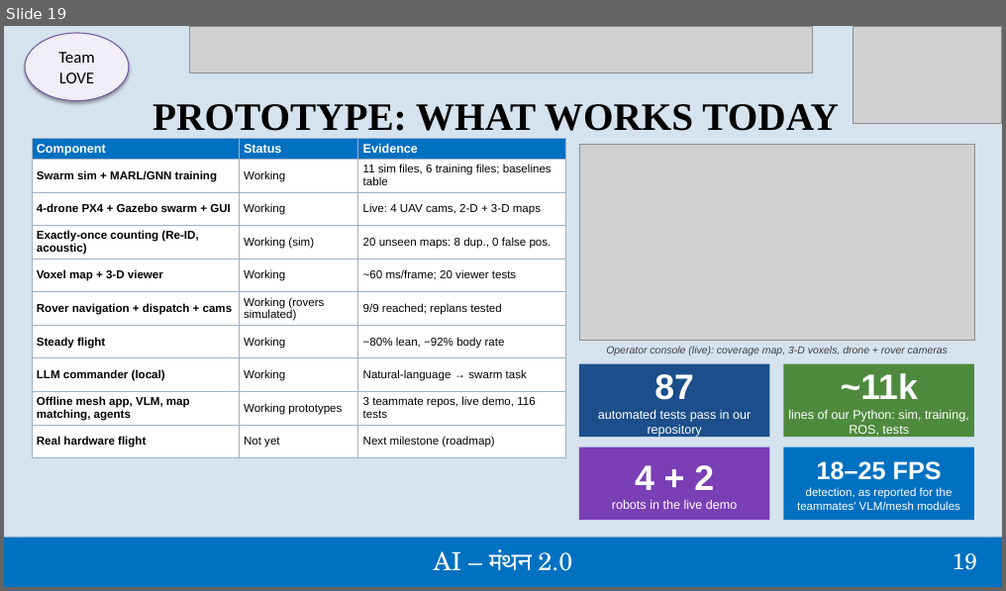
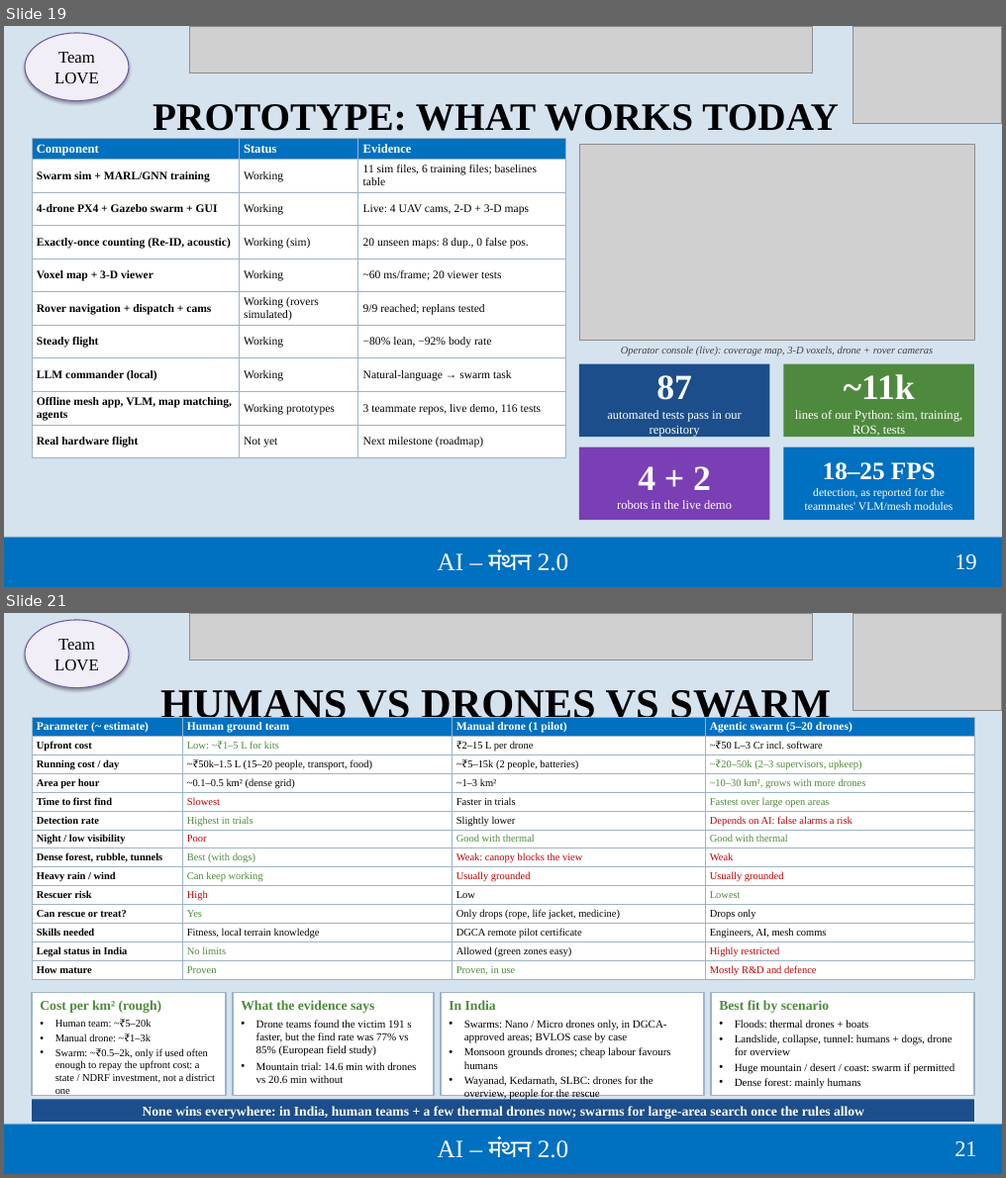
Before and after one commit to TejasGogawale/Drone-swarm, a slide deck: pitch/SwarmRescue_AI_Manthan.pptx. Shown one above the other, each under a label of ours: slide 19 before the commit, slides 19 and 21 after it; the slides between them are not shown. The pictures are 1006x591 and 1006x1178 pixels, drawn with LibreOffice and Linux fonts; fonts in the diff are those of the drawing; grey boxes stand for pictures. Boxes give left, top, right and bottom in pixels: in the first picture for what was removed or moved away, otherwise in the second. Text is boxed around its words. In the diff, an @@ line names an element or a change of style, - is before the commit and + after.

Commit message:
docs: add comprehensive README for Drone-Swarm and update pitch deck

```diff
--- a/pitch/SwarmRescue_AI_Manthan.pptx
+++ b/pitch/SwarmRescue_AI_Manthan.pptx
@@ slide 21 added at [4,613,1002,1174], background #D5E3EF @@
@@ ellipse added at [25,620,129,688], fill #F1EEF8, outline #705AA0 1 pt, 16 pt, text #000000 @@
+Team
+LOVE
@@ picture added at [190,613,812,661] @@
@@ picture added at [853,613,1002,710] @@
@@ text added at [160,685,831,727], 40.4 pt, text #000000, bold @@
+HUMANS VS DRONES VS SWARM
@@ table added at [32,717,975,980], 14 rows, 4 columns @@
+Parameter (~ estimate) | Human ground team | Manual drone (1 pilot) | Agentic swarm (5–20 drones)
+Upfront cost | Low: ~₹1–5 L for kits | ₹2–15 L per drone | ~₹50 L–3 Cr incl. software
+Running cost / day | ~₹50k–1.5 L (15–20 people, transport, food) | ~₹5–15k (2 people, batteries) | ~₹20–50k (2–3 supervisors, upkeep)
+Area per hour | ~0.1–0.5 km² (dense grid) | ~1–3 km² | ~10–30 km², grows with more drones
+Time to first find | Slowest | Faster in trials | Fastest over large open areas
+Detection rate | Highest in trials | Slightly lower | Depends on AI: false alarms a risk
+Night / low visibility | Poor | Good with thermal | Good with thermal
+Dense forest, rubble, tunnels | Best (with dogs) | Weak: canopy blocks the view | Weak
+Heavy rain / wind | Can keep working | Usually grounded | Usually grounded
+Rescuer risk | High | Low | Lowest
+Can rescue or treat? | Yes | Only drops (rope, life jacket, medicine) | Drops only
+Skills needed | Fitness, local terrain knowledge | DGCA remote pilot certificate | Engineers, AI, mesh comms
+Legal status in India | No limits | Allowed (green zones easy) | Highly restricted
+How mature | Proven | Proven, in use | Mostly R&D and defence
@@ rectangle added at [32,992,226,1095], fill #FFFFFF, outline #9DB3C7 1.25 pt, 10 pt, text #000000 @@
+Cost per km² (rough)
+• Human team: ~₹5–20k
+• Manual drone: ~₹1–3k
+• Swarm: ~₹0.5–2k, only if used often enough to repay the upfront cost: a state / NDRF investment, not a district one
@@ rectangle added at [233,992,435,1095], fill #FFFFFF, outline #9DB3C7 1.25 pt, 10.5 pt, text #000000 @@
+What the evidence says
+• Drone teams found the victim 191 s faster, but the find rate was 77% vs 85% (European field study)
+• Mountain trial: 14.6 min with drones vs 20.6 min without
@@ rectangle added at [441,992,704,1095], fill #FFFFFF, outline #9DB3C7 1.25 pt, 10.5 pt, text #000000 @@
+In India
+• Swarms: Nano / Micro drones only, in DGCA-approved areas; BVLOS case by case
+• Monsoon grounds drones; cheap labour favours humans
+• Wayanad, Kedarnath, SLBC: drones for the overview, people for the rescue
@@ rectangle added at [711,992,974,1095], fill #FFFFFF, outline #9DB3C7 1.25 pt, 10.5 pt, text #000000 @@
+Best fit by scenario
+• Floods: thermal drones + boats
+• Landslide, collapse, tunnel: humans + dogs, drone for overview
+• Huge mountain / desert / coast: swarm if permitted
+• Dense forest: mainly humans
@@ rectangle added at [32,1100,974,1122], fill #1B4E8A, 13 pt, text #FFFFFF, bold @@
+None wins everywhere: in India, human teams + a few thermal drones now; swarms for large-area search once the rules allow
@@ rectangle added at [4,1124,1002,1174], fill #0070C1 @@
@@ text added at [438,1139,569,1158], 24 pt, text #FFFFFF @@
+AI – मंथन 2.0
@@ text added at [954,1142,977,1157], 21.5 pt, text #FFFFFF @@
+21
@@ slide 19 changed as well @@
@@ ellipse "Team" at [25,33,129,101]: font Calibri to Times New Roman @@
@@ table at [32,138,566,459] @@
@@ font Arial to Times New Roman @@
@@ font Arial to Times New Roman in 5 elements at [621,346,933,357], [580,365,770,437], [784,365,975,437], [580,448,770,520], [784,448,975,520] @@
@@ text "AI – मंथन 2.0" at [438,552,569,571]: font TeX Gyre Schola to Times New Roman @@
@@ text "19" at [954,555,977,570]: font TeX Gyre Schola to Times New Roman @@
```
Also in this commit, not shown: 24 other slides changed, 1 other slide added, 3 slides removed, 1 other file.
